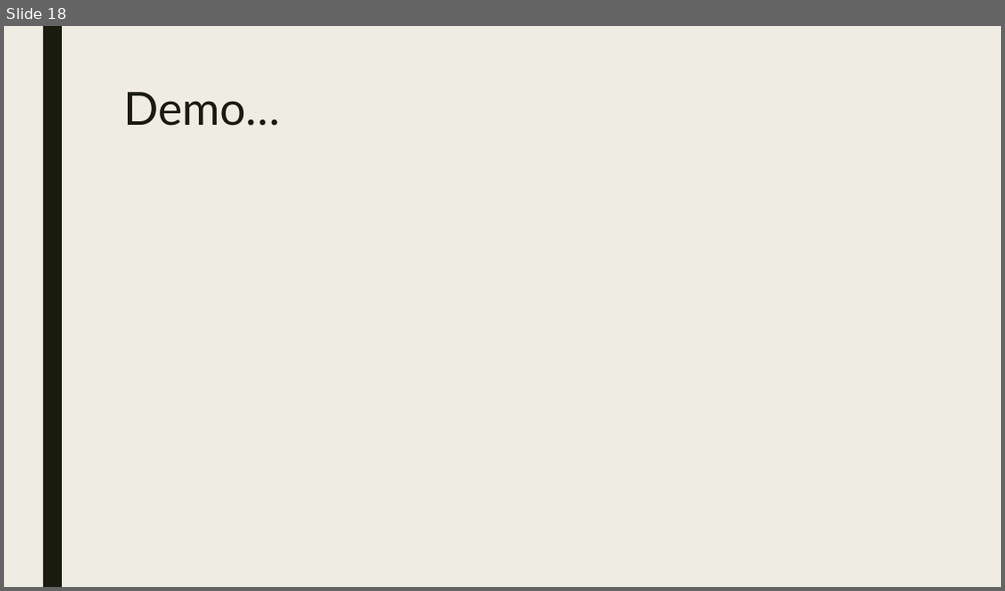
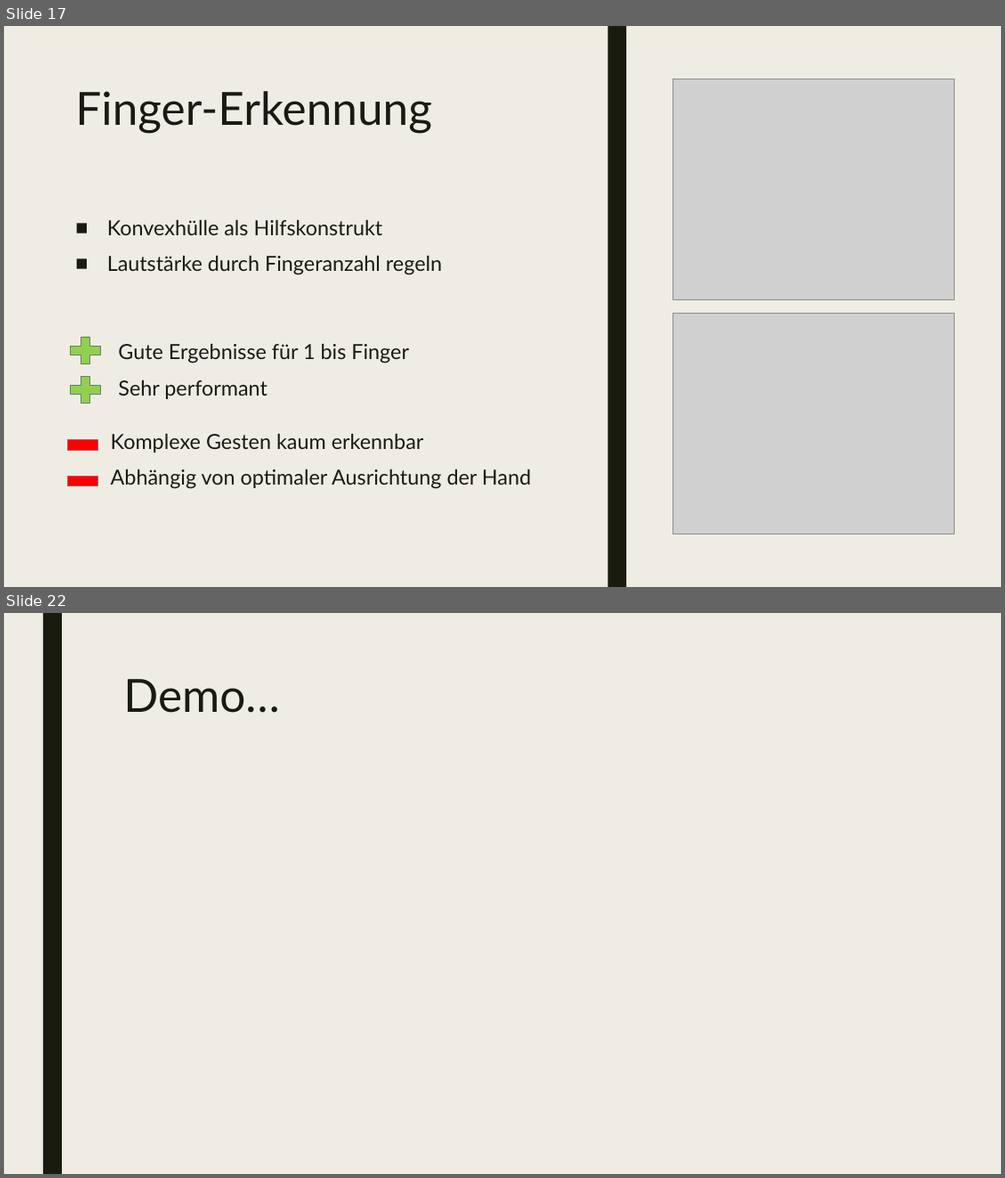
Before and after one commit to uol-mediaprocessing-201920/group-projects-hand-gesture, a slide deck: gesture_recognition.pptx. Shown one above the other, each under a label of ours: slide 18 before the commit, slides 17 and 22 after it; the slides between them are not shown. The pictures are 1005x591 and 1005x1178 pixels, drawn with LibreOffice and Linux fonts; fonts in the diff are those of the drawing; grey boxes stand for pictures. Boxes give left, top, right and bottom in pixels: in the first picture for what was removed or moved away, otherwise in the second. Text is boxed around its words. In the diff, an @@ line names an element or a change of style, - is before the commit and + after.

```diff
--- a/gesture_recognition.pptx
+++ b/gesture_recognition.pptx
@@ slide 17 added at [4, 26, 1001, 587], background #EFEDE3; not listed: 1 template element that a slide beside it also shows @@
@@ rectangle added at [4, 26, 1001, 587], fill #EFEDE3 @@
@@ rectangle added at [607, 26, 626, 587], fill #191B0E @@
@@ picture added at [672, 79, 955, 300] @@
@@ title added at [75, 91, 431, 133], 44 pt, text #191B0E @@
+Finger-Erkennung
@@ text added at [107, 219, 442, 275], 20 pt, text #191B0E @@
+■ Konvexhülle als Hilfskonstrukt
+■ Lautstärke durch Fingeranzahl regeln
@@ picture added at [672, 313, 955, 534] @@
@@ plus sign added at [65, 332, 106, 369], fill #92D050, outline #687F69 0.25 pt @@
@@ text added at [118, 343, 409, 399], 20 pt, text #191B0E @@
+Gute Ergebnisse für 1 bis Finger
+Sehr performant
@@ plus sign added at [65, 370, 106, 408], fill #92D050, outline #687F69 0.25 pt @@
@@ math minus added at [62, 422, 104, 467], fill #FF0000, outline #A7616D 0.25 pt @@
@@ text added at [111, 433, 531, 489], 20 pt, text #191B0E @@
+Komplexe Gesten kaum erkennbar
+Abhängig von optimaler Ausrichtung der Hand
@@ math minus added at [62, 459, 104, 502], fill #FF0000, outline #A7616D 0.25 pt @@
@@ what was slide 18 is now slide 22 @@
```
Also in this commit, not shown: 11 slides changed, 9 other slides added, 6 slides removed.
